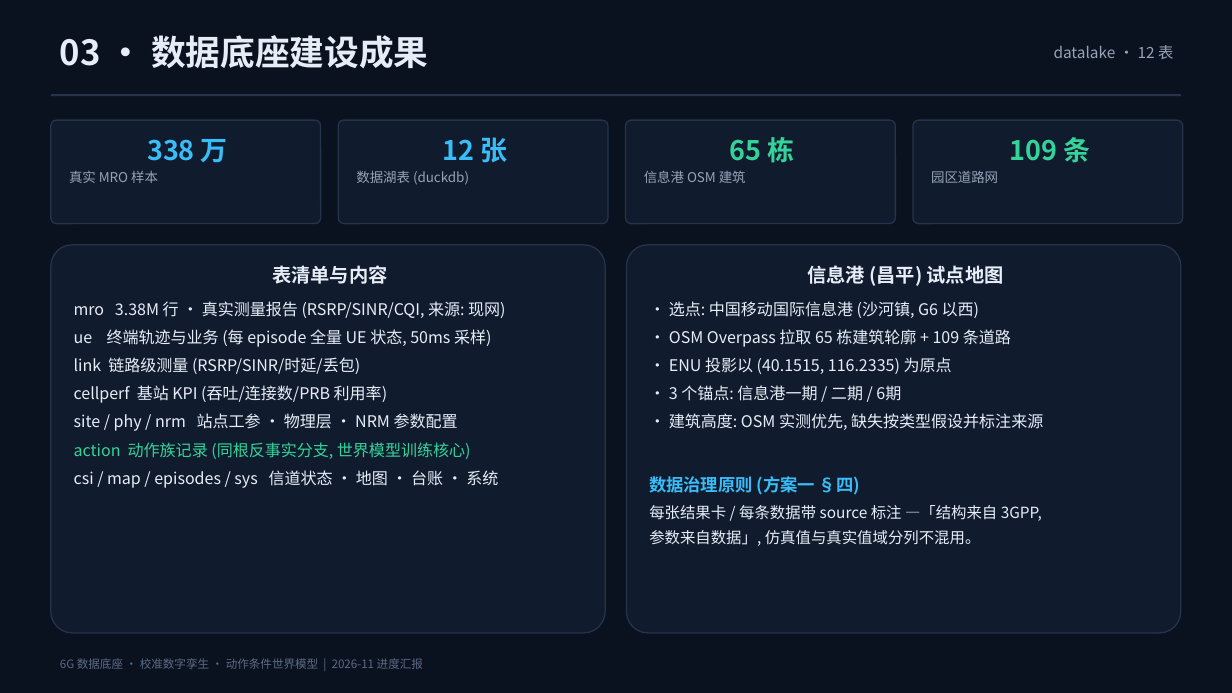
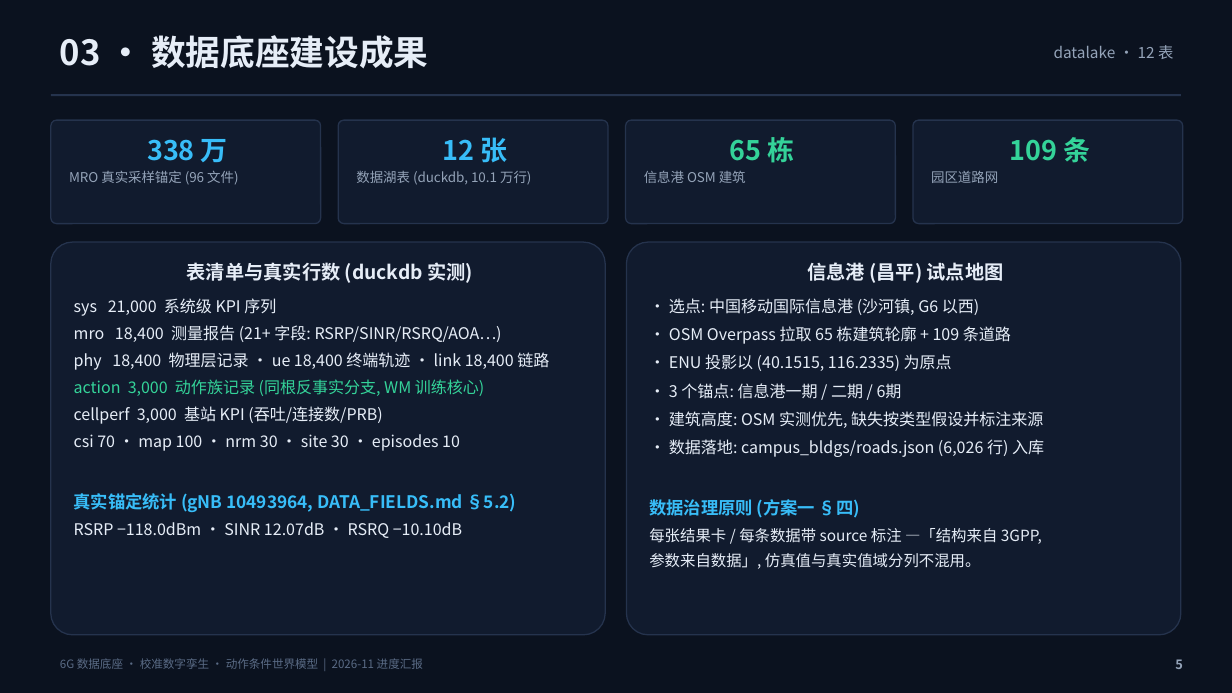
Before and after one commit to xuda1979/world-model, a slide deck: slide 5 of world6g/docs/world6g_progress.pptx. Drawn at 1232x693 pixels with LibreOffice and Linux fonts; fonts in the diff are those of the drawing. Boxes give left, top, right and bottom in pixels: in the first picture for what was removed or moved away, otherwise in the second. Text is boxed around its words. In the diff, an @@ line names an element or a change of style, - is before the commit and + after.

Commit message:
world6g: 中文进展报告 + 世界模型四任务基准评测套件 (wm/) + 论文完善
- 新增 docs/progress_report_20261103.md: 本周期完整进展报告 (数据底座→保真度→反事实动作→WM 基准→3D 平台→论文→PPT)
- 新增 wm/ 包: 动作条件世界模型基准 (models/train/data/metrics/evaluate), 统一接口 6 模型对照
- 新增 docs/wm_suite/: 四任务评测结果 (A 单步配对 bootstrap / B rollout 复合误差 / C 反事实 Δ-效应 / D 不确定性校准) + 三图 + results.json
- 核心结论: 反事实监督后 Δ 预测 corr 0.72 / 符号准确率 73% (Task A 训练模型全部失效); rollout 复合误差与不确定性校准为下一阶段主攻方向
- 论文: 补齐四任务基准章节 + Related Work + Limitations + Conclusion, 编译 main.pdf; PPT 脚本更新真实保真度与 WM 结果页
- .gitignore: 放行 wm_suite 图表

```diff
--- a/world6g/docs/world6g_progress.pptx
+++ b/world6g/docs/world6g_progress.pptx
@@ text in rounded rectangle at (69, 171, 238, 185): text changed @@
-真实 MRO 样本
+MRO 真实采样锚定 (96 文件)
@@ text in rounded rectangle at (356, 171, 531, 185): text changed @@
-数据湖表 (duckdb)
+数据湖表 (duckdb, 10.1 万行)
@@ text in rounded rectangle at (74, 262, 549, 538): text changed @@
-表清单与内容
-mro 3.38M 行 · 真实测量报告 (RSRP/SINR/CQI, 来源: 现网)
-ue 终端轨迹与业务 (每 episode 全量 UE 状态, 50ms 采样)
-link 链路级测量 (RSRP/SINR/时延/丢包)
-cellperf 基站 KPI (吞吐/连接数/PRB 利用率)
-site / phy / nrm 站点工参 · 物理层 · NRM 参数配置
-action 动作族记录 (同根反事实分支, 世界模型训练核心)
-csi / map / episodes / sys 信道状态 · 地图 · 台账 · 系统
+表清单与真实行数 (duckdb 实测)
+sys 21,000 系统级 KPI 序列
+mro 18,400 测量报告 (21+ 字段: RSRP/SINR/RSRQ/AOA…)
+phy 18,400 物理层记录 · ue 18,400 终端轨迹 · link 18,400 链路
+action 3,000 动作族记录 (同根反事实分支, WM 训练核心)
+cellperf 3,000 基站 KPI (吞吐/连接数/PRB)
+csi 70 · map 100 · nrm 30 · site 30 · episodes 10
+真实锚定统计 (gNB 10493964, DATA_FIELDS.md §5.2)
+RSRP −118.0dBm · SINR 12.07dB · RSRQ −10.10dB
@@ text in rounded rectangle at (669, 439, 1044, 457): paragraph added @@
+• 数据落地: campus_bldgs/roads.json (6,026 行) 入库
@@ text added at (1175, 659, 1183, 669), 10 pt, text #94A3B8, bold @@
+5
```
Also in this commit, not shown: 18 other slides changed, 1 slide added, 1 slide removed, 18 other files.
